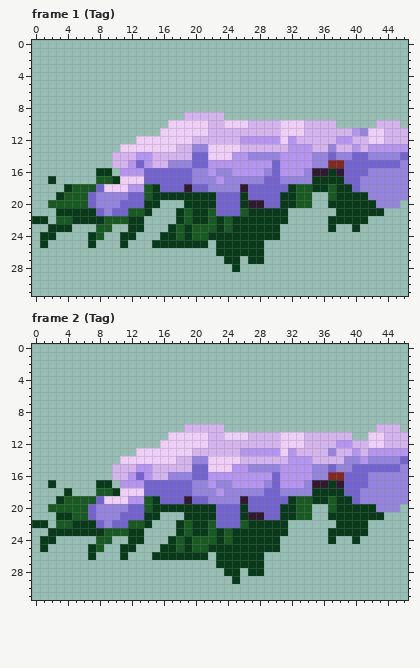
A pixel-art file gets an edit: poi/branch/frames.ase. The picture above is the old version.
47x32 pixels, 5 frames. Shown: frame 1 (Tag), frame 2 (Tag). The commit also changed other frames, which this record leaves out.
New version:
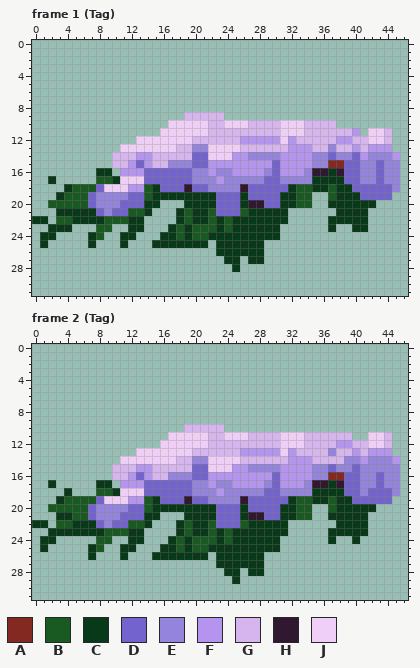
Palette (. is transparent): A #842921  B #185a21  C #083918  D #7363ce  E #9484de  F #b594ef  G #d6b5ef  H #311831  J #efcef7
What changed:
{"where": "frame 1 (Tag)"}
{"frame":1,"y":10,"x":43,"old":"GGG","new":"..."}
{"frame":1,"y":11,"x":41,"old":"E","new":"."}
{"frame":1,"y":11,"x":45,"old":"GG","new":".."}
{"frame":1,"y":12,"x":45,"old":"GG","new":".."}
{"frame":1,"y":13,"x":45,"old":"FF","new":".."}
{"frame":1,"y":14,"x":41,"old":"D","new":"F"}
{"frame":1,"y":14,"x":45,"old":"ED","new":"F."}
{"frame":1,"y":15,"x":41,"old":"DD","new":"EE"}
{"frame":1,"y":15,"x":44,"old":"DDE","new":"EE."}
{"frame":1,"y":16,"x":41,"old":"D","new":"E"}
{"frame":1,"y":16,"x":43,"old":"E","new":"D"}
{"frame":1,"y":16,"x":46,"old":"E","new":"."}
{"frame":1,"y":17,"x":43,"old":"E","new":"D"}
{"frame":1,"y":17,"x":46,"old":"E","new":"."}
{"frame":1,"y":18,"x":41,"old":"EEEE","new":"DDDD"}
{"frame":1,"y":18,"x":46,"old":"E","new":"."}
{"frame":1,"y":19,"x":41,"old":"CEEEEE","new":"DDDD.."}
{"frame":1,"y":20,"x":43,"old":"EEE","new":"..."}
{"frame":1,"y":21,"x":42,"old":"CC","new":".."}
{"frame":1,"y":23,"x":41,"old":".","new":"C"}
{"where": "frame 2 (Tag)"}
{"frame":2,"y":10,"x":43,"old":"GGG","new":"..."}
{"frame":2,"y":11,"x":45,"old":"GG","new":".."}
{"frame":2,"y":12,"x":45,"old":"GG","new":".."}
{"frame":2,"y":13,"x":45,"old":"FF","new":".."}
{"frame":2,"y":14,"x":45,"old":"ED","new":"F."}
{"frame":2,"y":15,"x":41,"old":"DDDDDE","new":"EEEEE."}
{"frame":2,"y":16,"x":41,"old":"D","new":"E"}
{"frame":2,"y":16,"x":43,"old":"E","new":"D"}
{"frame":2,"y":16,"x":46,"old":"E","new":"."}
{"frame":2,"y":17,"x":41,"old":"D","new":"E"}
{"frame":2,"y":17,"x":43,"old":"E","new":"D"}
{"frame":2,"y":17,"x":46,"old":"E","new":"."}
{"frame":2,"y":18,"x":42,"old":"EEE","new":"DDD"}
{"frame":2,"y":18,"x":46,"old":"E","new":"."}
{"frame":2,"y":19,"x":41,"old":"EEEEEE","new":"DDDD.."}
{"frame":2,"y":20,"x":43,"old":"EEE","new":"..."}
{"frame":2,"y":21,"x":42,"old":"CC","new":".."}
{"label":"changed","picture_box":[360,120,408,232]}
{"label":"changed","picture_box":[360,424,408,520]}
